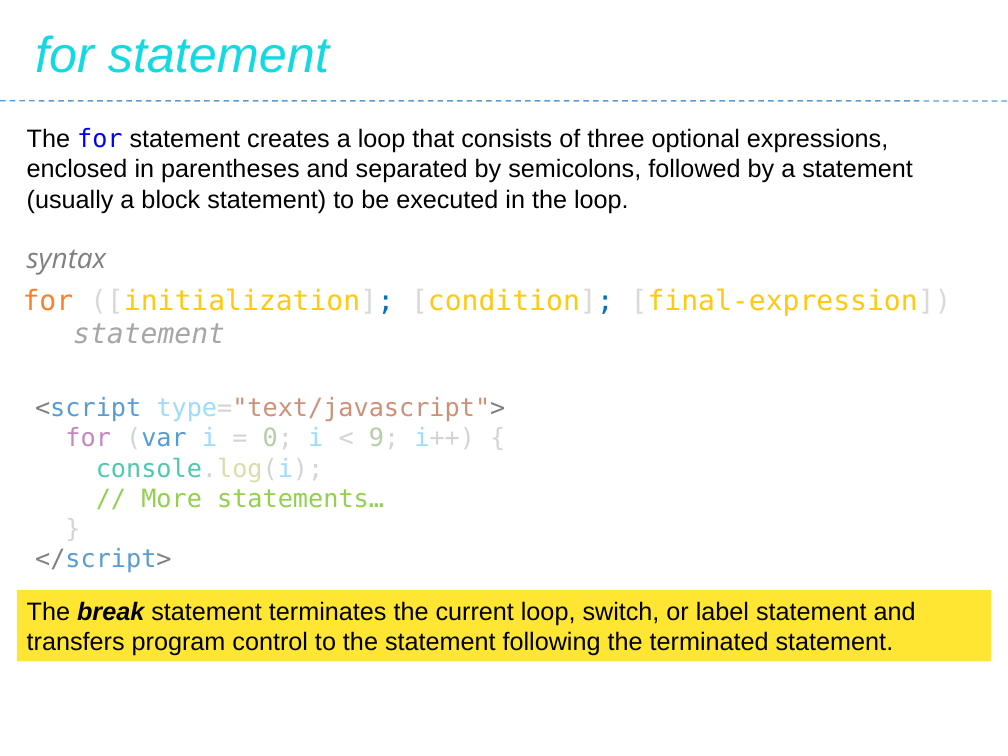
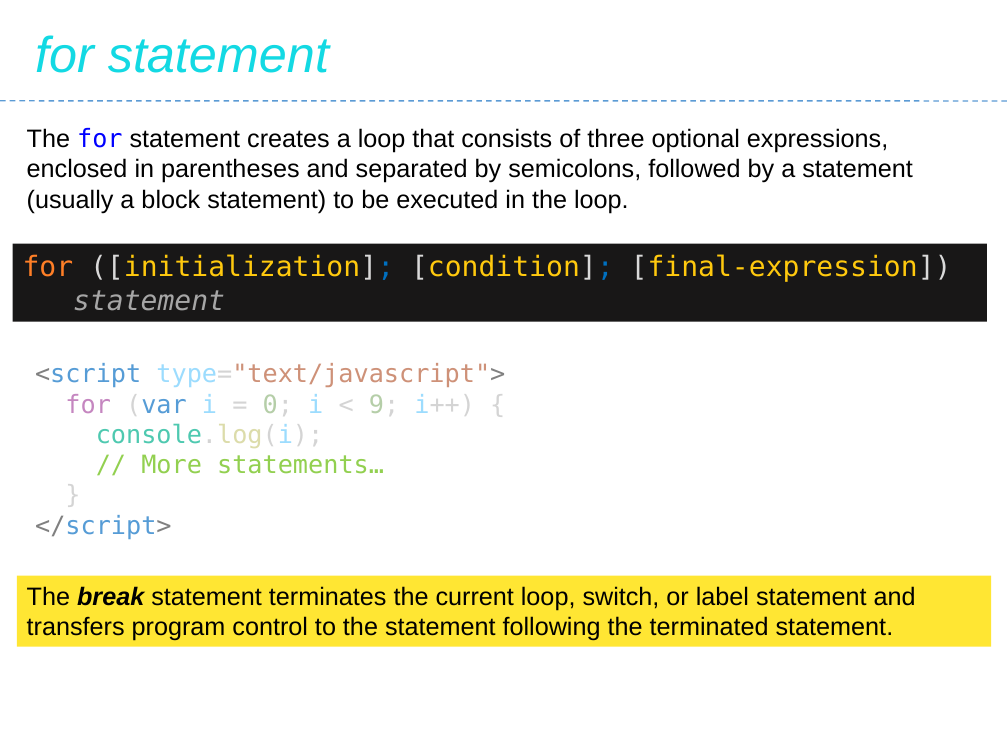
Before and after one commit to Saleel-Bagde/PPT-s, a slide deck: slide 124 of JavaScript.pptx. Drawn at 1008x756 pixels with LibreOffice and Linux fonts; fonts in the diff are those of the drawing. Boxes give left, top, right and bottom in pixels: in the first picture for what was removed or moved away, otherwise in the second. Text is boxed around its words. In the diff, an @@ line names an element or a change of style, - is before the commit and + after.

```diff
--- a/JavaScript.pptx
+++ b/JavaScript.pptx
@@ rectangle "for ([initialization]; [condition]; [final-expression])": place and size @@
-rectangle "for ([initialization]; [condition]; [final-expression])" at <box>23,288,952,343</box>
+rectangle "for ([initialization]; [condition]; [final-expression])" at <box>12,244,987,322</box>
@@ rectangle "for ([initialization]; [condition]; [final-expression])" at <box>12,244,987,322</box>: fill none to #181717 @@
@@ text removed at <box>27,249,106,275</box> @@
-syntax
@@ text "<script type="text/javascript">": place and size @@
-text "<script type="text/javascript">" at <box>35,397,505,573</box>
+text "<script type="text/javascript">" at <box>35,363,505,540</box>
@@ rectangle "The break statement terminates the ...": place and size @@
-rectangle "The break statement terminates the ..." at <box>17,590,992,661</box>
+rectangle "The break statement terminates the ..." at <box>17,576,992,647</box>
```
Also in this commit, not shown: 30 other slides changed.
